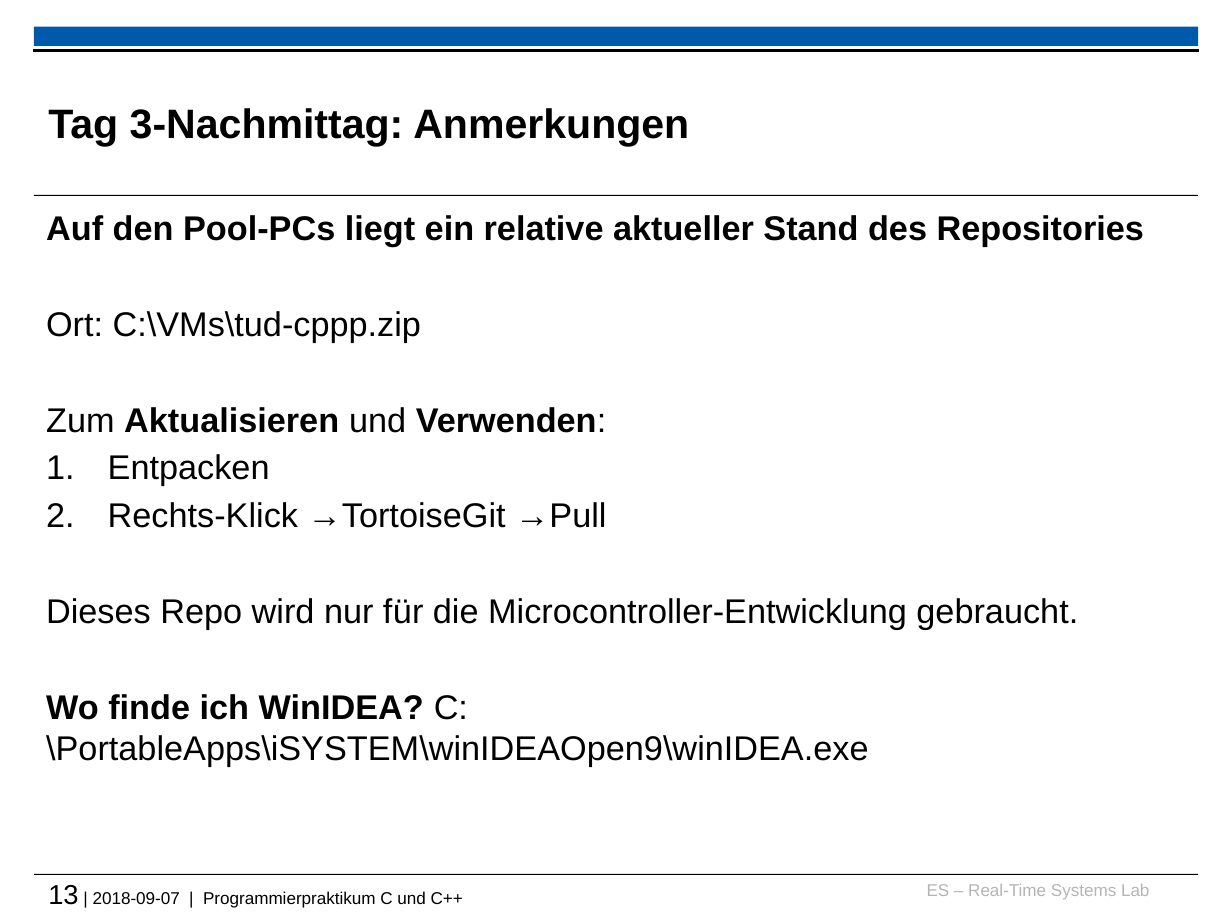
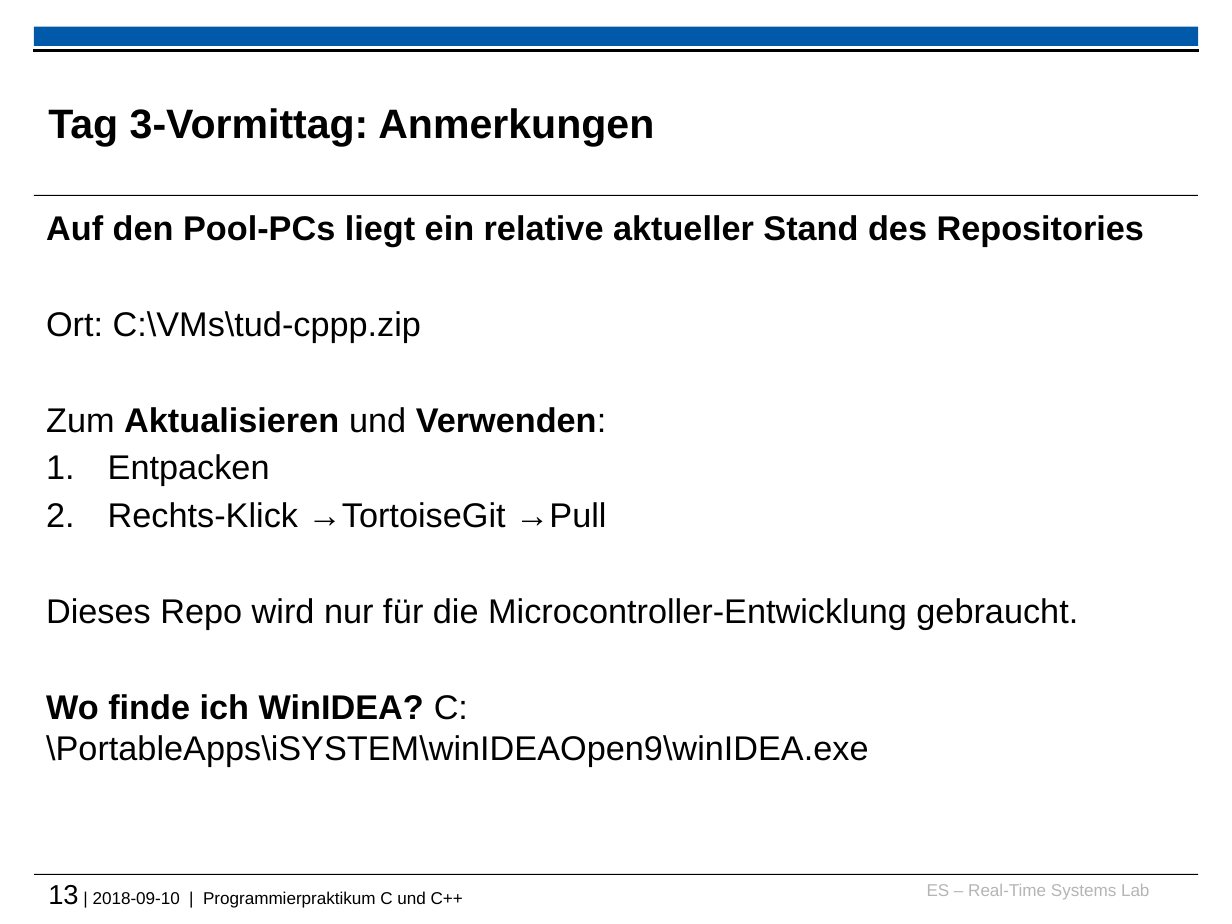
Before and after one commit to Gafielt/tud-cppp, a slide deck: slide 13 of 2018/recap_and_warmup_slides.pptx. Drawn at 1232x924 pixels with LibreOffice and Linux fonts; fonts in the diff are those of the drawing; background and template pictures are left out. Boxes give left, top, right and bottom in pixels: in the first picture for what was removed or moved away, otherwise in the second. Text is boxed around its words. In the diff, an @@ line names an element or a change of style, - is before the commit and + after.

Commit message:
Minor adjustments in slides

```diff
--- a/2018/recap_and_warmup_slides.pptx
+++ b/2018/recap_and_warmup_slides.pptx
@@ title at box(48, 108, 654, 147): text changed @@
-Tag 3-Nachmittag: Anmerkungen
+Tag 3-Vormittag: Anmerkungen
@@ text at box(48, 885, 463, 908): text changed @@
-13 | 2018-09-07 | Programmierpraktikum C und C++
+13 | 2018-09-10 | Programmierpraktikum C und C++
```
